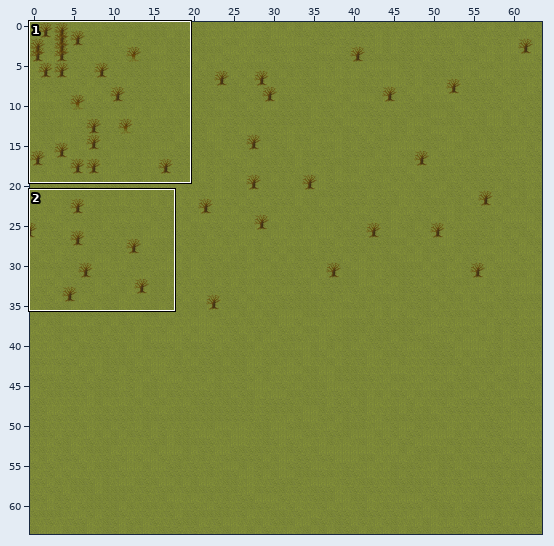
A Tiled map gets an edit: 2013/tiles/tileset.tmx. Above: a wide view before the commit, with the close-up outlined.
Close-up. First the earlier version:
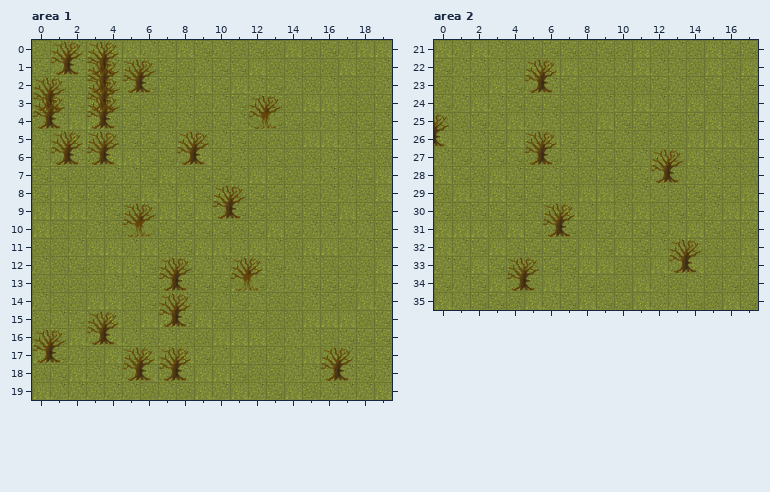
Cells are 32x32 px. Shown: area 1 x 0..19, y 0..19; area 2 x 0..17, y 21..35. The commit also changed other parts of the map, which this record leaves out.
Now the later version:
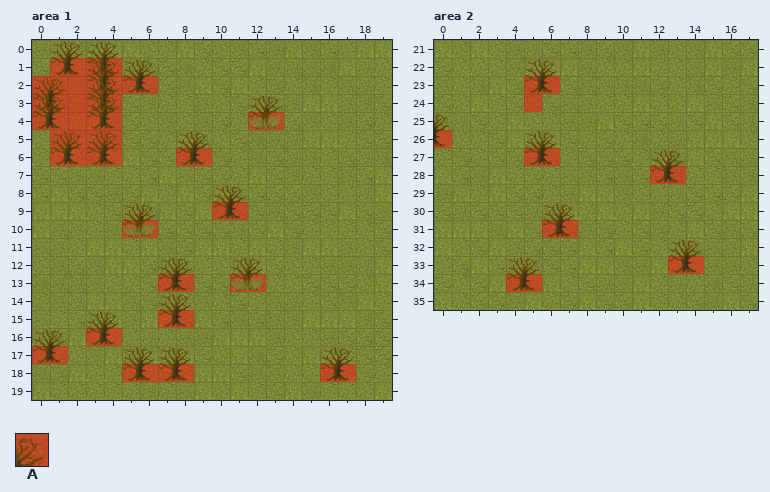
Key: from "gamelogic": A 0.
_ is an empty cell.
Tiles of an added or newly shown layer are drawn over the layers below it.
See-through tiles are keyed as they look on the map.
What changed:
Changed rows in their new state; . is an unchanged cell.
Layer "gamelogic" (now shown), area 1:
first column x 0:
 1 .AAAA.............
 2 AAAAAAA...........
 3 AAAAA.............
 4 AAAAA.......AA....
 5 .AAAA.............
 6 .AAAA...AA........
 9 ..........AA......
10 .....AA...........
13 .......AA..AA.....
15 .......AA.........
16 ...AA.............
17 AA................
18 .....AAAA.......AA
Layer "gamelogic" (now shown), area 2:
first column x 0:
23 .....AA........
24 .....A.........
26 A..............
27 .....AA........
28 ............AA.
31 ......AA.......
33 .............AA
34 ....AA.........
